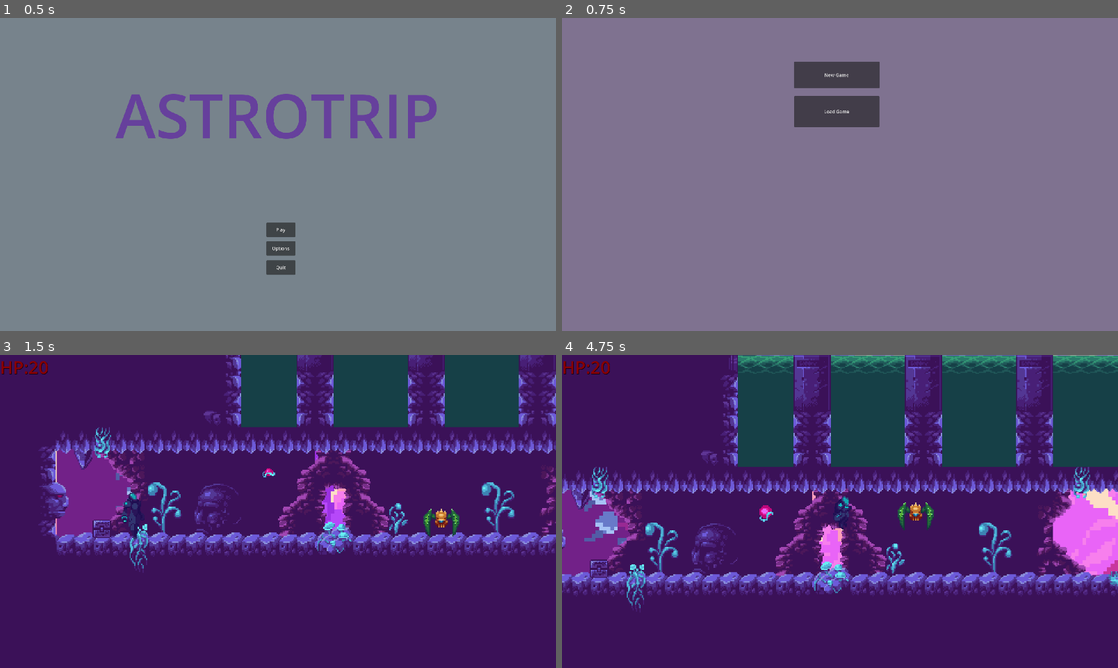
Above: before the commit, frames 1-4 (two rows, left to right).
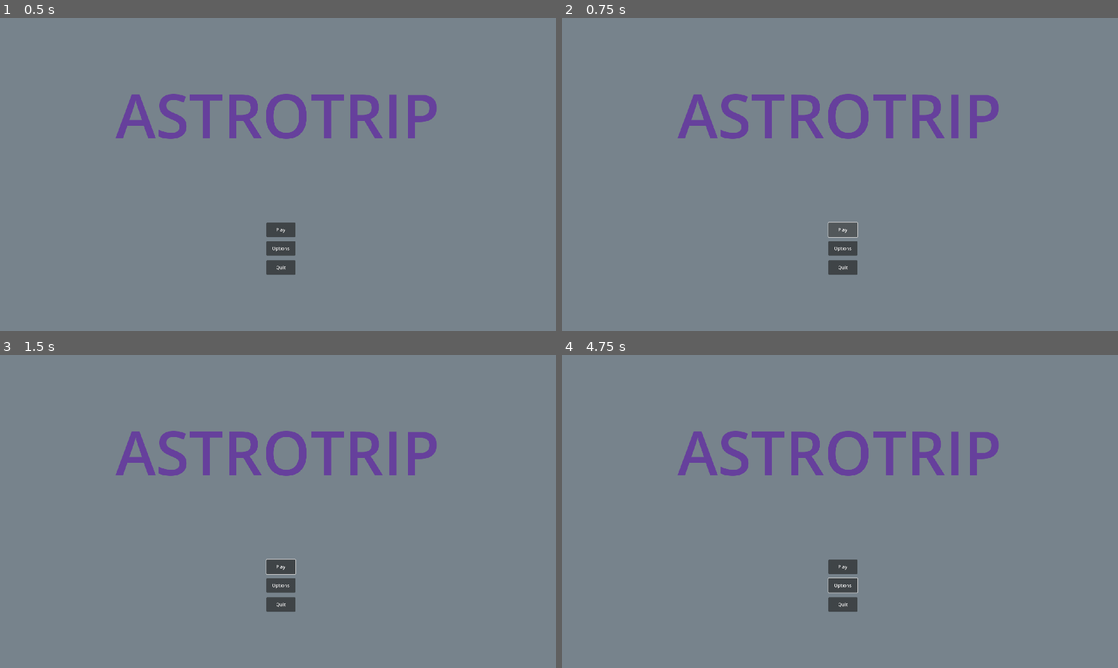
Above: after the commit, the same moments.

Repository: Phlegmlee/Astroshift
Game: Godot game, scene res://Title Page/TilePage.tscn
The game is run twice, just before and just after one commit, with the same random seed, the same clock (stepped at 60 frames per second) and the same inputs. This scene is started directly instead of the project's main scene. Sound files missing from this copy of the repository are replaced by a short silence.
Inputs (mouse positions are in pixels of both pictures, inside the frame that each line leads up to):
- Up to frame 1 (0.5 s): no input
- Up to frame 2 (0.75 s): click "Play" at 0.5 s
- Up to frame 3 (1.5 s): click (272, 411) at 1.25 s, where only the run before the commit has a clickable "New Game"
- Up to frame 4 (4.75 s): click (845, 567) at 2 s, where only the run after the commit has a clickable "Play"; click (845, 586) at 2.75 s, where only the run after the commit has a clickable "Options"; move the mouse to (962, 495) at 3.52 s; hold Right (player_right) from 3.53 s (still down); click (962, 495) at 3.6 s; tap W (player_jump) at 3.77, 4.52 s; move the mouse to (728, 527) at 4.27 s; click (728, 527) at 4.35 s

Frame 1 is identical in both runs. In frame 2, 6.1% of the frame differs, in the area x 20-79%, y 14-82%; in frame 3, 100%; in frame 4, 100%, in the area x 0-100%, y 0-100%.
Error after the commit: Parse Error: Too few arguments for "play_music()" call. Expected at least 3 but received 1. (res://Title)

Commit message:
Sound Update 02
Created an array to store the music/sfx so I can use one function to call instead of one for each.

Diff:
--- a/Autoloads/Global_Variables.gd
+++ b/Autoloads/Global_Variables.gd
@@ -8,5 +8,6 @@
 var is_alive = true
 const bulletDmg = 1
 
+
 #Used for powerup pickup and changing of player into powerup mode
 var powerup = false
--- a/Autoloads/Music_Controller.gd
+++ b/Autoloads/Music_Controller.gd
@@ -1,31 +1,32 @@
 extends Node
 
-var menu_music = load("res://Assets/Audio/Music/Sci-fi/Billy's Sacrifice.mp3")
-var intro_music = load("res://Assets/Audio/Music/Sci-fi/Crash Landing.mp3")
+var menu = load("res://Assets/Audio/Music/Sci-fi/Billy's Sacrifice.mp3")
+var intro = load("res://Assets/Audio/Music/Sci-fi/Crash Landing.mp3")
+var levelOne = load("res://Assets/Audio/Effects/Ambience/Activate Glyph Forcefield.wav")
 
 var musicPlaying = false
 
+var MusicArray = [
+	menu,
+	intro,
+	levelOne,
+]
+
 # Called when the node enters the scene tree for the first time.
 func _ready():
-	pass # Replace with function body.
+	pass
 
-func play_cinematic_music():
-	$Music.stream = intro_music
-	$Music.play()
 
-func play_music():
-
-	#if get_tree().current_scene("TitlePage.tscn"):
-	$Music.stream = menu_music
-
-	if musicPlaying == true:
-		pass
-	else:
-		$Music.play()
-		musicPlaying = true
+# Value = music option based on the array MusicArray
+# Current values: 0 = menu, 1 = intro, 2 = levelOne
+func play_music(value, volume, pitch):
+	$Music.stream = MusicArray[value]
+	$Music.volume_db = volume
+	$Music.pitch_scale = pitch
+	print(value)
+	$Music.play(value)
 
 
 
 func _on_music_finished():
 	musicPlaying = false
-	play_music()
--- a/Autoloads/SFX.gd
+++ b/Autoloads/SFX.gd
@@ -1,16 +1,27 @@
 extends Node
 
-var mobDeath = load("")
-var mobHurt = load("")
-var mobDetect = load("")
-var mobAttack = load("")
+var mobDeath = load("res://Assets/Audio/Effects/Ambience/AMBIENCE_HEARTBEAT_LOOP.wav")
+var mobVoice = load("res://Assets/Audio/Effects/Enemies/Enemy.wav")
 
+var SFXArray = [
+	mobDeath,
+	mobVoice,
+]
 
+#var mobDeathFX = SFXArray[0]
 
 # Called when the node enters the scene tree for the first time.
 func _ready():
 	pass # Replace with function body.
 
+# Value = music option based on the array MusicArray
+# Current values: 0 = mobDeath, 1 = mobHurt, 2 = mobDetect
+#                 3 = mobAttack
+func play_sfx(value, volume, pitch):
+	$SoundFX.stream = SFXArray[value]
+	print(value)
+	$SoundFX.play(value)
+
 
 # Called every frame. 'delta' is the elapsed time since the previous frame.
 func _process(delta):
--- a/Title Page/Tile_Page.gd
+++ b/Title Page/Tile_Page.gd
@@ -1,7 +1,8 @@
 extends Control
 
 func _ready():
-	MusicController.play_music()
+	MusicController.play_music(0)
+	SFX.play_sfx(0)
 
 func _on_play_button_pressed():
 	get_tree().change_scene_to_file("res://Title Page/LevelSelect.tscn")
--- a/project.godot
+++ b/project.godot
@@ -25,6 +25,7 @@
 MusicController="*res://Autoloads/MusicController.tscn"
 GlobalVariables="*res://Autoloads/GlobalVariables.tscn"
 Utilities="*res://Autoloads/Utilities.gd"
+SFX="*res://Autoloads/SFX.tscn"
 
 [display]
 
